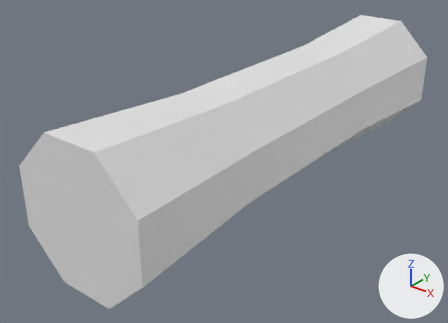
The FBX model Hololens2.0/Assets/Models/Environment/Log/log_LOD_Med.fbx as it was, and as the next commit left it.
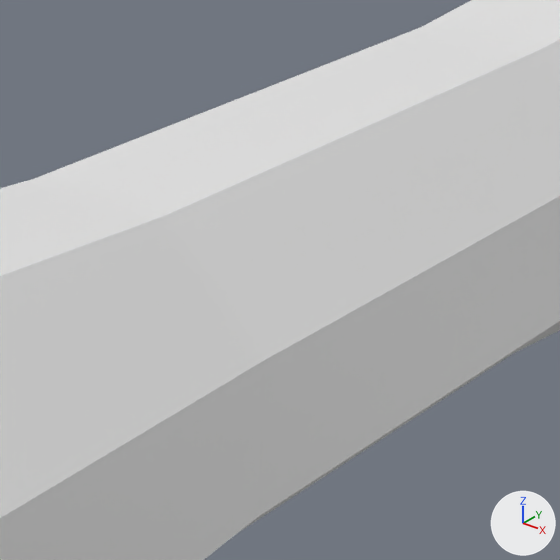
Old and new are each drawn whole from a 50 mm lens placed at (5.694, -12.505, 3.792), pointed at (3.293, -9.504, 1.931) and again close up on the part from 38% to 78% of the width and 12% to 67% of the height. Arrows for +X, +Y and +Z are at lower right; the lights stay in place. Where no turn or scale is listed for an object, it has been applied to the vertices.

In view in the first close-up: 'log_LOD_Med'.
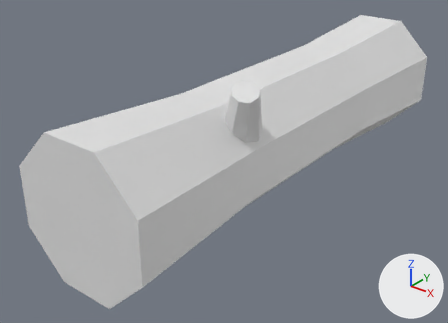
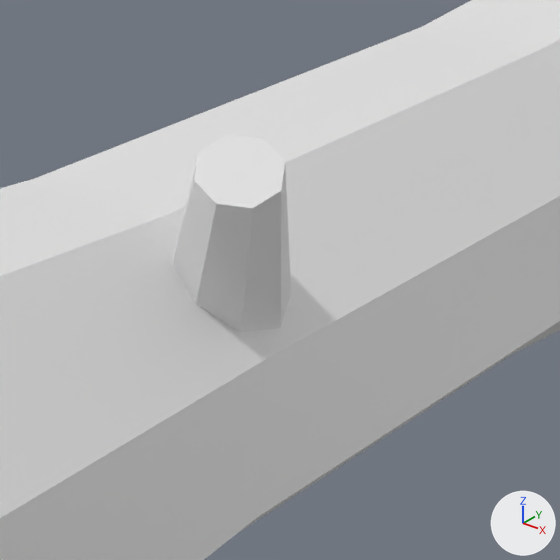
Commit message: log stuff

What differs and where, as boxes (x1, y1, x2, y2) in the close-ups (560 x 560 px):
part 1 of me_cylinder_014, added
    after: (173, 135, 291, 332)

The change, as a list of edits to the scene's bpy script:
```text
Change me_cylinder_014:
    used by ob_log_lod_med; location = (3.434, -9.209, 1.69)
    remove me_cylinder_014.from_pydata(...)  # 32 vertices, 30 faces; spans x -0.45..0.45, y -1.65..1.65, z 0.0..0.9
    add me_cylinder_014.from_pydata(...)  # 48 vertices, 41 faces; spans x -0.45..0.47, y -1.65..1.65, z 0.0..1.04
    me_cylinder_014 part 1: a new loose piece of 16 vertices spanning x 0.1..0.47, y -0.85..-0.45, z 0.54..1.04
```
